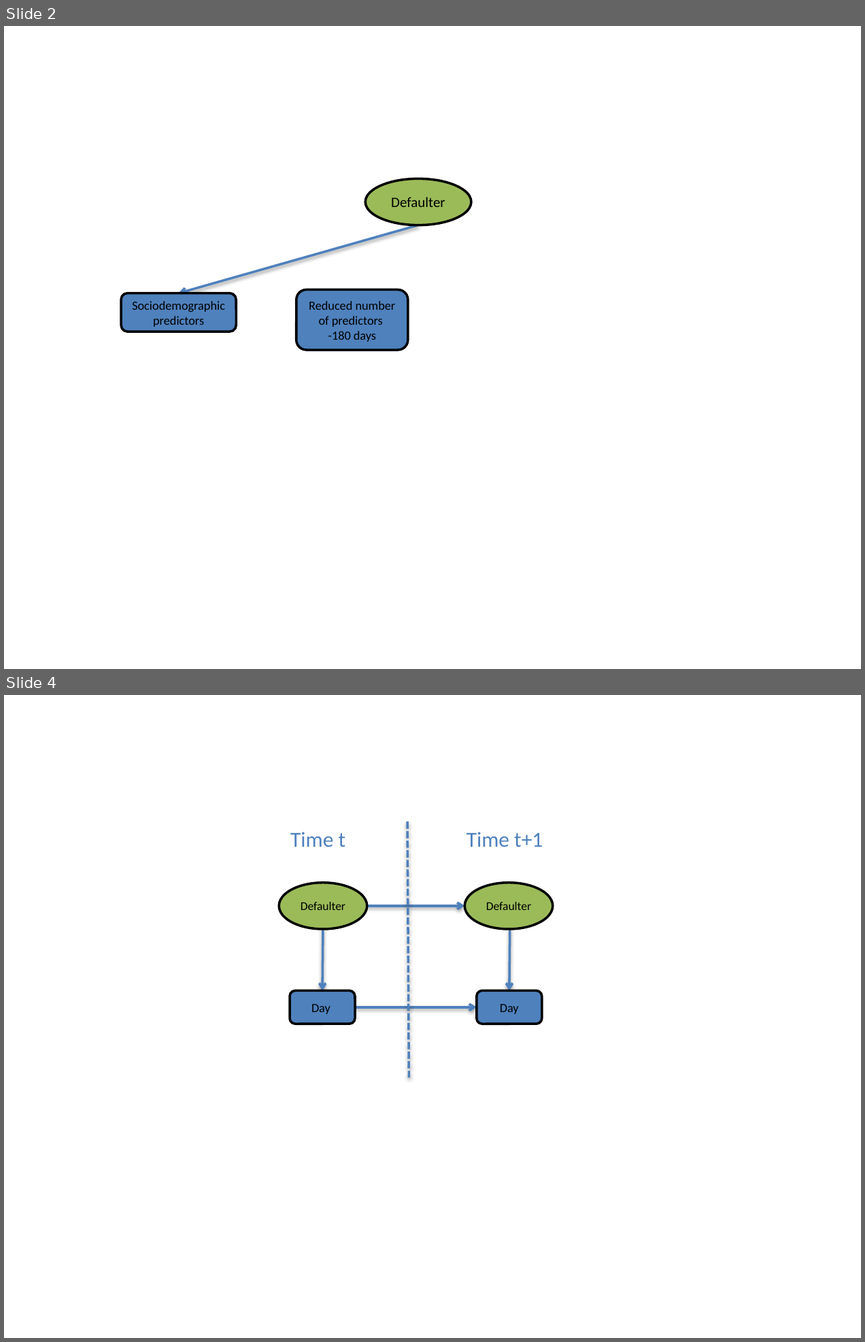
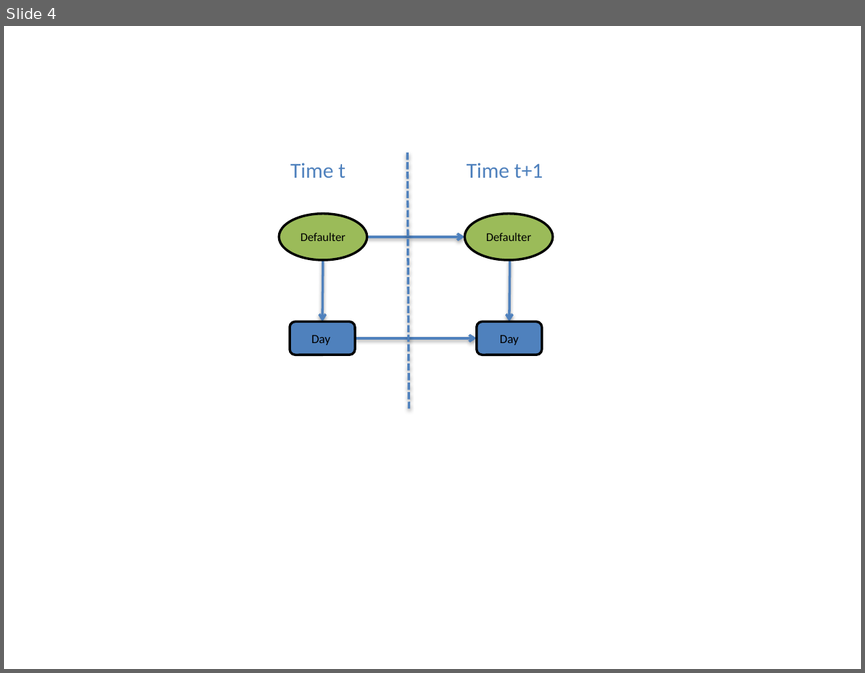
Before and after one commit to amidst/toolbox, a slide deck: doc/D2.1_AMIDSTModelingFramework/figures/CajaMarModelsBucket.pptx. Shown one above the other, each under a label of ours: slides 2 and 4 before the commit, slide 4 after it; the slides between them are not shown. The pictures are 865x1342 and 865x673 pixels, drawn with LibreOffice and Linux fonts; fonts in the diff are those of the drawing. Boxes give left, top, right and bottom in pixels: in the first picture for what was removed or moved away, otherwise in the second. Text is boxed around its words. In the diff, an @@ line names an element or a change of style, - is before the commit and + after.

```diff
--- a/doc/D2.1_AMIDSTModelingFramework/figures/CajaMarModelsBucket.pptx
+++ b/doc/D2.1_AMIDSTModelingFramework/figures/CajaMarModelsBucket.pptx
@@ slide 2 removed at box(4, 26, 861, 669), background #FFFFFF @@
@@ ellipse removed at box(366, 178, 472, 225) @@
-Defaulter
@@ arrow removed from (418, 225) to (179, 293) @@
@@ rounded rectangle removed at box(296, 290, 407, 350) @@
-Reduced number of predictors
--180 days
@@ rounded rectangle removed at box(122, 293, 236, 332) @@
-Sociodemographic predictors
```
Also in this commit, not shown: 2 slides changed, 1 slide added, 3 other files.
